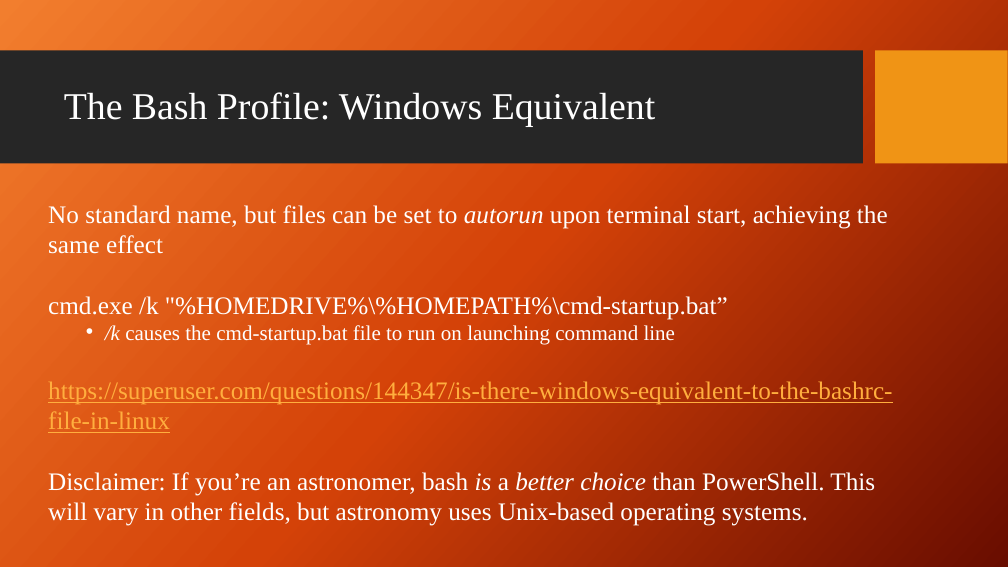
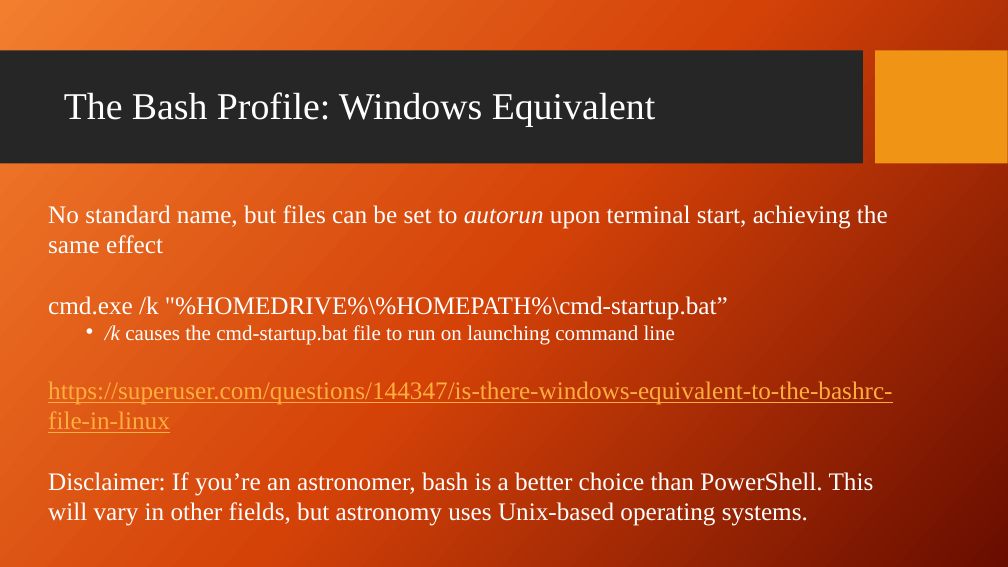
Before and after one commit to giganano/PythonBootcamp, a slide deck: slide 16 of slides/terminal.pptx. Drawn at 1008x567 pixels with LibreOffice and Linux fonts; fonts in the diff are those of the drawing; background and template pictures are left out. Boxes give left, top, right and bottom in pixels: in the first picture for what was removed or moved away, otherwise in the second. Text is boxed around its words. In the diff, an @@ line names an element or a change of style, - is before the commit and + after.

```diff
--- a/slides/terminal.pptx
+++ b/slides/terminal.pptx
@@ text at <box>48,472,874,526</box>: italic off in "is better choice" @@
```
Also in this commit, not shown: 2 other slides changed, 2 other files.
